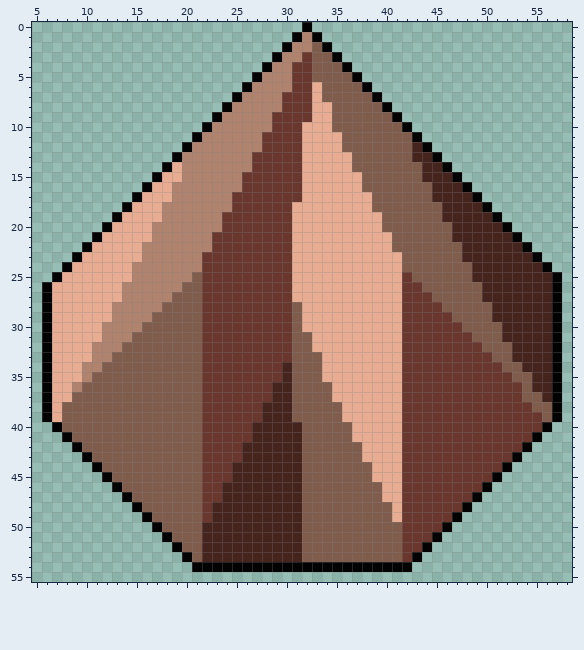
File history of a pixel-art sprite, public/assets/Tiles/Plains/Mountains/sheet01.png. Above, as it was before the edit.
The file is 64x64 pixels. Shown: x 5..58, y 0..55.
After:
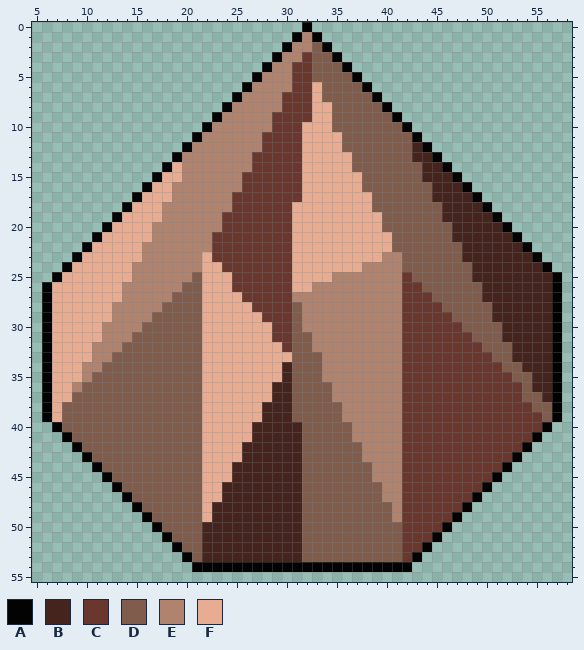
Palette (. is transparent): A #030303  B #46241e  C #69372e  D #805c4d  E #b0836f  F #e8ac92
Edits made:
Changed rows in their new state; - is an unchanged pixel.
first column x 22:
23 F-----------------EE
24 FF--------------EEEE
25 FFF----------EEEEEEE
26 FFF--------EEEEEEEEE
27 FFFF-----EEEEEEEEEEE
28 FFFFF-----EEEEEEEEEE
29 FFFFFF----EEEEEEEEEE
30 FFFFFFF---EEEEEEEEEE
31 FFFFFFF----EEEEEEEEE
32 FFFFFFFF---EEEEEEEEE
33 FFFFFFFFF---EEEEEEEE
34 FFFFFFFF----EEEEEEEE
35 FFFFFFFF----EEEEEEEE
36 FFFFFFF------EEEEEEE
37 FFFFFFF------EEEEEEE
38 FFFFFF--------EEEEEE
39 FFFFFF--------EEEEEE
40 FFFFF----------EEEEE
41 FFFFF----------EEEEE
42 FFFF------------EEEE
43 FFFF------------EEEE
44 FFF--------------EEE
45 FFF--------------EEE
46 FF----------------EE
47 FF----------------EE
48 F------------------E
49 F------------------E
Pixel boxes of the changes (left, top, right, bottom) in both pictures:
changed: (202, 252, 402, 522)
